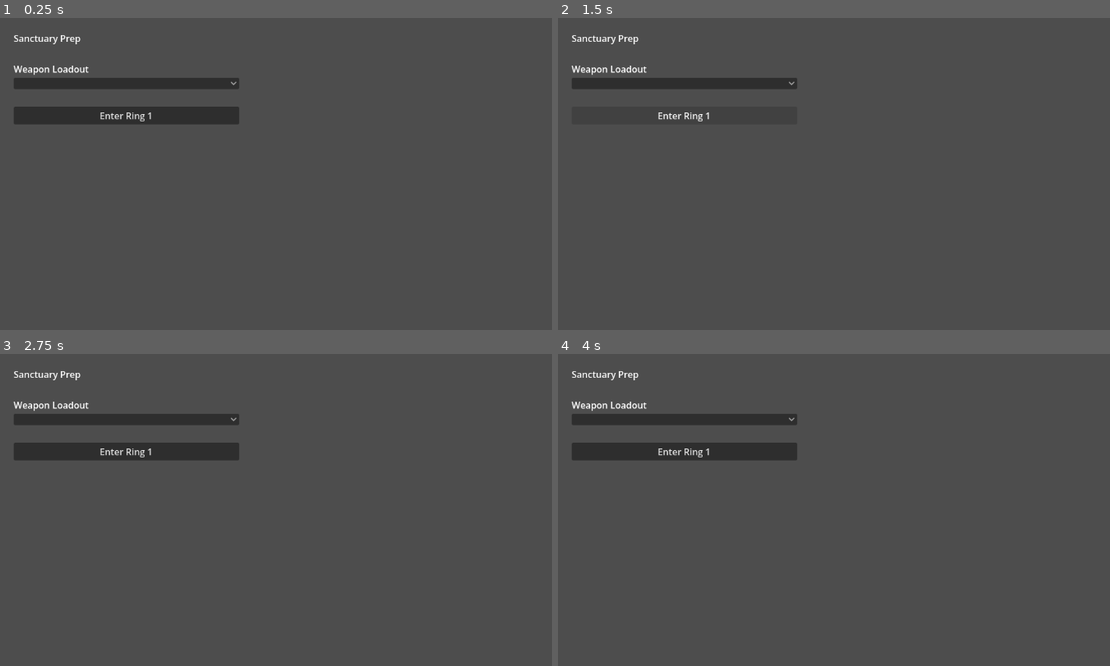
Above: before the commit, frames 1-4 (two rows, left to right).
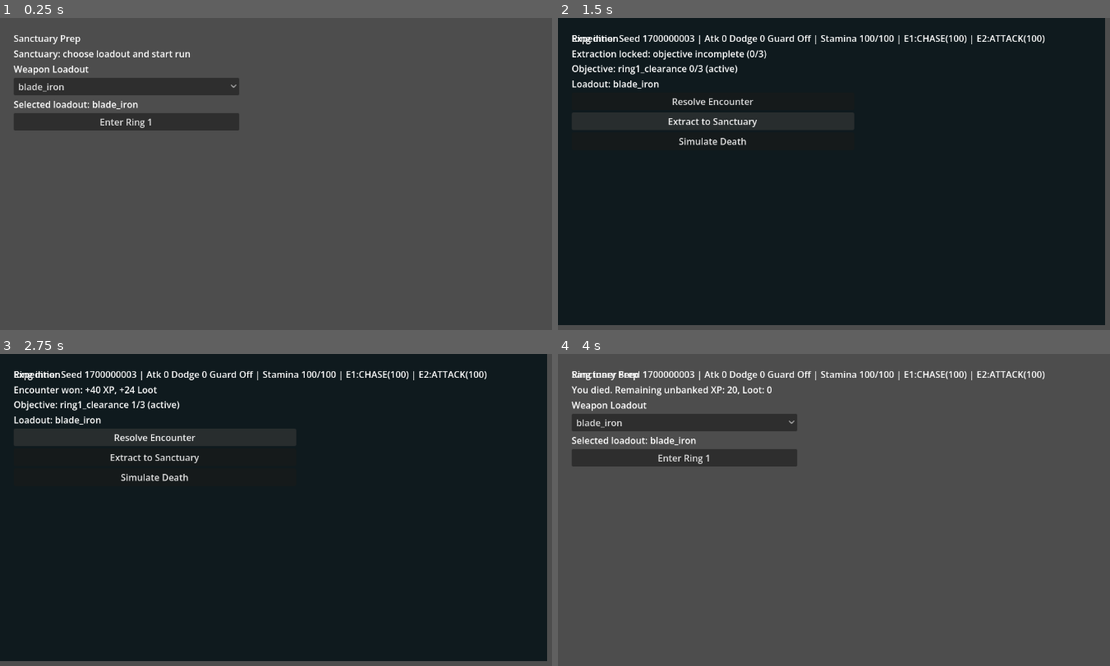
Above: after the commit, the same moments.

Repository: cbradshaw11/game-concept
Game: Godot game, scene res://scenes/main.tscn
Two runs of this game, one before a commit and one after it. Both use one fixed random seed, a clock stepped at 60 frames per second and the inputs below.
Inputs (mouse positions are in pixels of both pictures, inside the frame that each line leads up to):
- Up to frame 1 (0.25 s): no input
- Up to frame 2 (1.5 s): click "Enter Ring 1" at 0.5 s; click (684, 114) at 1.25 s, where only the run before the commit has a clickable "Enter Ring 1"
- Up to frame 3 (2.75 s): click (154, 438) at 2 s, where only the run after the commit has a clickable "Resolve Encounter"
- Up to frame 4 (4 s): click (712, 456) at 2.75 s, where only the run after the commit has a clickable "Extract to Sanctuary"; click (712, 475) at 3.5 s, where only the run after the commit has a clickable "Simulate Death"

The runs differ from the first frame. In frame 1, 3.2% of the frame differs, in the area x 2-44%, y 10-37%; in frame 2, 97%, in the area x 0-100%, y 0-99%; in frame 3, 97%; in frame 4, 4.1%.
Error before the commit: Parse Error: Class "DataStore" hides an autoload singleton. (res://autoload/data_store.gd:2)

Commit message:
fix: TASK-209 remove class_name from autoloads, fix Variant warnings
- Remove class_name DataStore from data_store.gd: same autoload-
  singleton conflict that caused all autoload initialization to abort,
  leaving GameState unreachable as "Identifier not found"
- Remove class_name GameState from game_state.gd (already committed,
  reinforcing: autoload name in project.godot is the global identifier)
- Fix flow_ui.gd:37 Variant inference warning (treated as error):
  explicit String type for get_item_metadata() result
- Fix main.gd:122 Variant inference warning: explicit Array type for
  DataStore.weapons.get() result

Co-Authored-By: Claude Sonnet 4.6 <noreply@anthropic.com>

Diff:
--- a/game/autoload/data_store.gd
+++ b/game/autoload/data_store.gd
@@ -1,5 +1,4 @@
 extends Node
-class_name DataStore
 
 var rings: Dictionary = {}
 var enemies: Dictionary = {}
--- a/game/scripts/main.gd
+++ b/game/scripts/main.gd
@@ -119,7 +119,7 @@
 	_on_resolve_encounter_pressed()
 
 func _initialize_loadouts() -> void:
-	var weapons := DataStore.weapons.get("weapons", [])
+	var weapons: Array = DataStore.weapons.get("weapons", [])
 	if weapons.size() > 0:
 		selected_weapon_id = str(weapons[0].get("id", selected_weapon_id))
 	flow_ui.set_available_loadouts(weapons)
--- a/game/scripts/ui/flow_ui.gd
+++ b/game/scripts/ui/flow_ui.gd
@@ -34,8 +34,8 @@
 	die_pressed.emit()
 
 func _on_loadout_select_item_selected(index: int) -> void:
-	var weapon_id := loadout_select.get_item_metadata(index)
-	loadout_selected.emit(str(weapon_id))
+	var weapon_id: String = str(loadout_select.get_item_metadata(index))
+	loadout_selected.emit(weapon_id)
 
 func _show_prep() -> void:
 	prep_screen.visible = true
